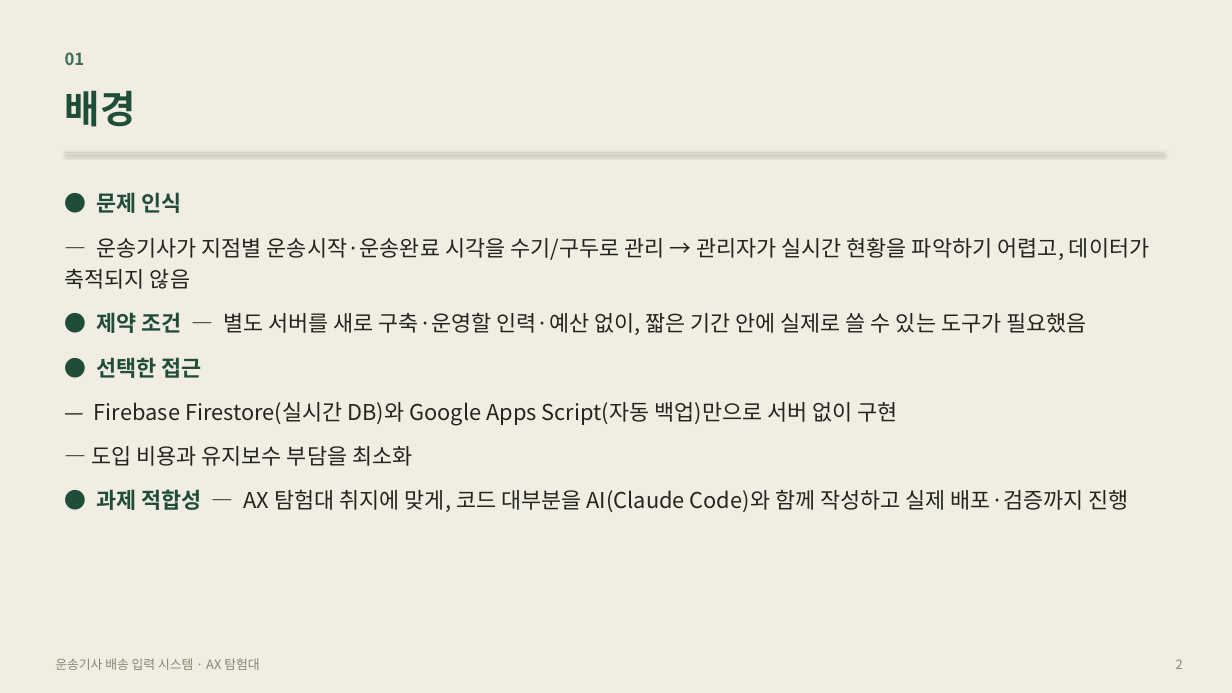
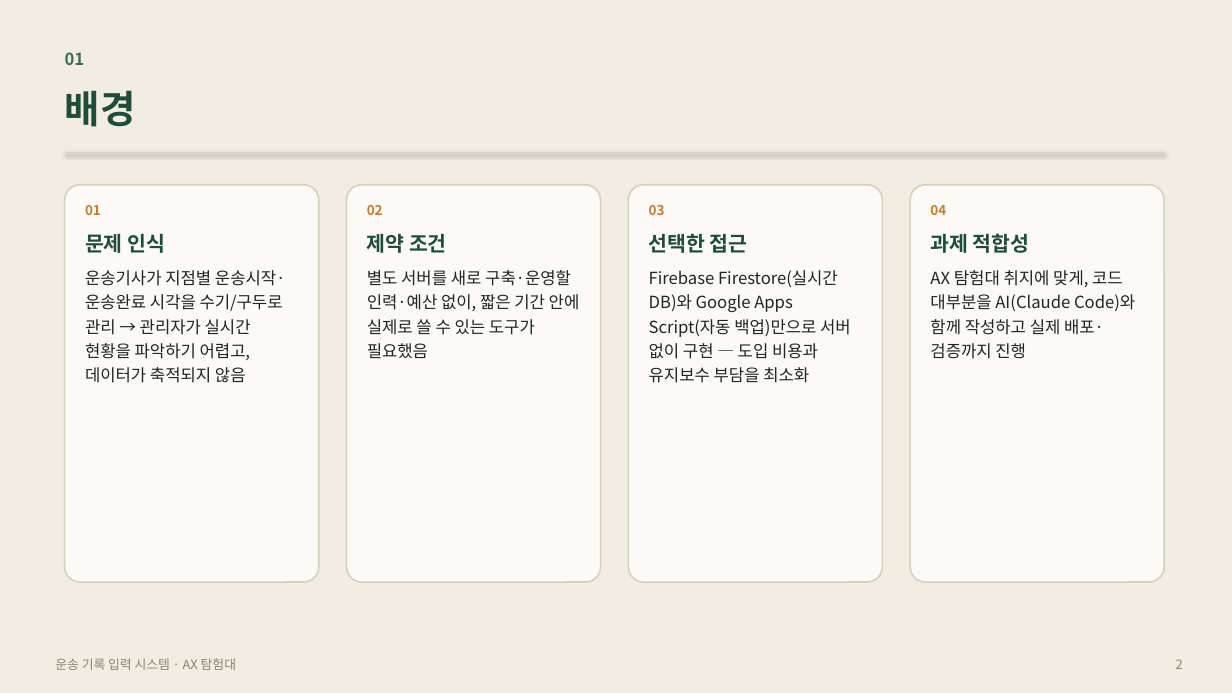
Before and after one commit to dreamsinblue-gif/KGH, a slide deck: slide 2 of 6_발표자료.pptx. Drawn at 1232x693 pixels with LibreOffice and Linux fonts; fonts in the diff are those of the drawing. Boxes give left, top, right and bottom in pixels: in the first picture for what was removed or moved away, otherwise in the second. Text is boxed around its words. In the diff, an @@ line names an element or a change of style, - is before the commit and + after.

```diff
--- a/6_발표자료.pptx
+++ b/6_발표자료.pptx
@@ text removed at <box>65,192,1149,512</box> @@
-● 문제 인식
-— 운송기사가 지점별 운송시작·운송완료 시각을 수기/구두로 관리 → 관리자가 실시간 현황을 파악하기 어렵고, 데이터가 축적되지 않음
-● 제약 조건 — 별도 서버를 새로 구축·운영할 인력·예산 없이, 짧은 기간 안에 실제로 쓸 수 있는 도구가 필요했음
-● 선택한 접근
-— Firebase Firestore(실시간 DB)와 Google Apps Script(자동 백업)만으로 서버 없이 구현
-— 도입 비용과 유지보수 부담을 최소화
-● 과제 적합성 — AX 탐험대 취지에 맞게, 코드 대부분을 AI(Claude Code)와 함께 작성하고 실제 배포·검증까지 진행
@@ rounded rectangle added at <box>65,185,319,582</box>, fill #FBFAF6, outline #D8D0BC 1.25 pt @@
@@ text added at <box>85,205,101,215</box>, 10.5 pt, text #C97A2B, bold @@
+01
@@ rounded rectangle added at <box>347,185,601,582</box>, fill #FBFAF6, outline #D8D0BC 1.25 pt @@
@@ text added at <box>367,205,383,215</box>, 10.5 pt, text #C97A2B, bold @@
+02
@@ rounded rectangle added at <box>628,185,883,582</box>, fill #FBFAF6, outline #D8D0BC 1.25 pt @@
@@ text added at <box>649,205,665,215</box>, 10.5 pt, text #C97A2B, bold @@
+03
@@ rounded rectangle added at <box>910,185,1165,582</box>, fill #FBFAF6, outline #D8D0BC 1.25 pt @@
@@ text added at <box>930,205,946,215</box>, 10.5 pt, text #C97A2B, bold @@
+04
@@ text added at <box>85,233,165,253</box>, 16 pt, text #1F4D3A, bold @@
+문제 인식
@@ text added at <box>367,233,447,253</box>, 16 pt, text #1F4D3A, bold @@
+제약 조건
@@ text added at <box>649,233,748,253</box>, 16 pt, text #1F4D3A, bold @@
+선택한 접근
@@ text added at <box>930,233,1030,253</box>, 16 pt, text #1F4D3A, bold @@
+과제 적합성
@@ text added at <box>85,270,285,383</box>, 13 pt, text #22261F @@
+운송기사가 지점별 운송시작·운송완료 시각을 수기/구두로 관리 → 관리자가 실시간 현황을 파악하기 어렵고, 데이터가 축적되지 않음
@@ text added at <box>367,270,580,358</box>, 13 pt, text #22261F @@
+별도 서버를 새로 구축·운영할 인력·예산 없이, 짧은 기간 안에 실제로 쓸 수 있는 도구가 필요했음
@@ text added at <box>649,270,851,383</box>, 13 pt, text #22261F @@
+Firebase Firestore(실시간 DB)와 Google Apps Script(자동 백업)만으로 서버 없이 구현 — 도입 비용과 유지보수 부담을 최소화
@@ text added at <box>930,270,1135,359</box>, 13 pt, text #22261F @@
+AX 탐험대 취지에 맞게, 코드 대부분을 AI(Claude Code)와 함께 작성하고 실제 배포·검증까지 진행
@@ text at <box>55,658,236,670</box>: text changed @@
-운송기사 배송 입력 시스템 · AX 탐험대
+운송 기록 입력 시스템 · AX 탐험대
```
Also in this commit, not shown: 8 other slides changed.
